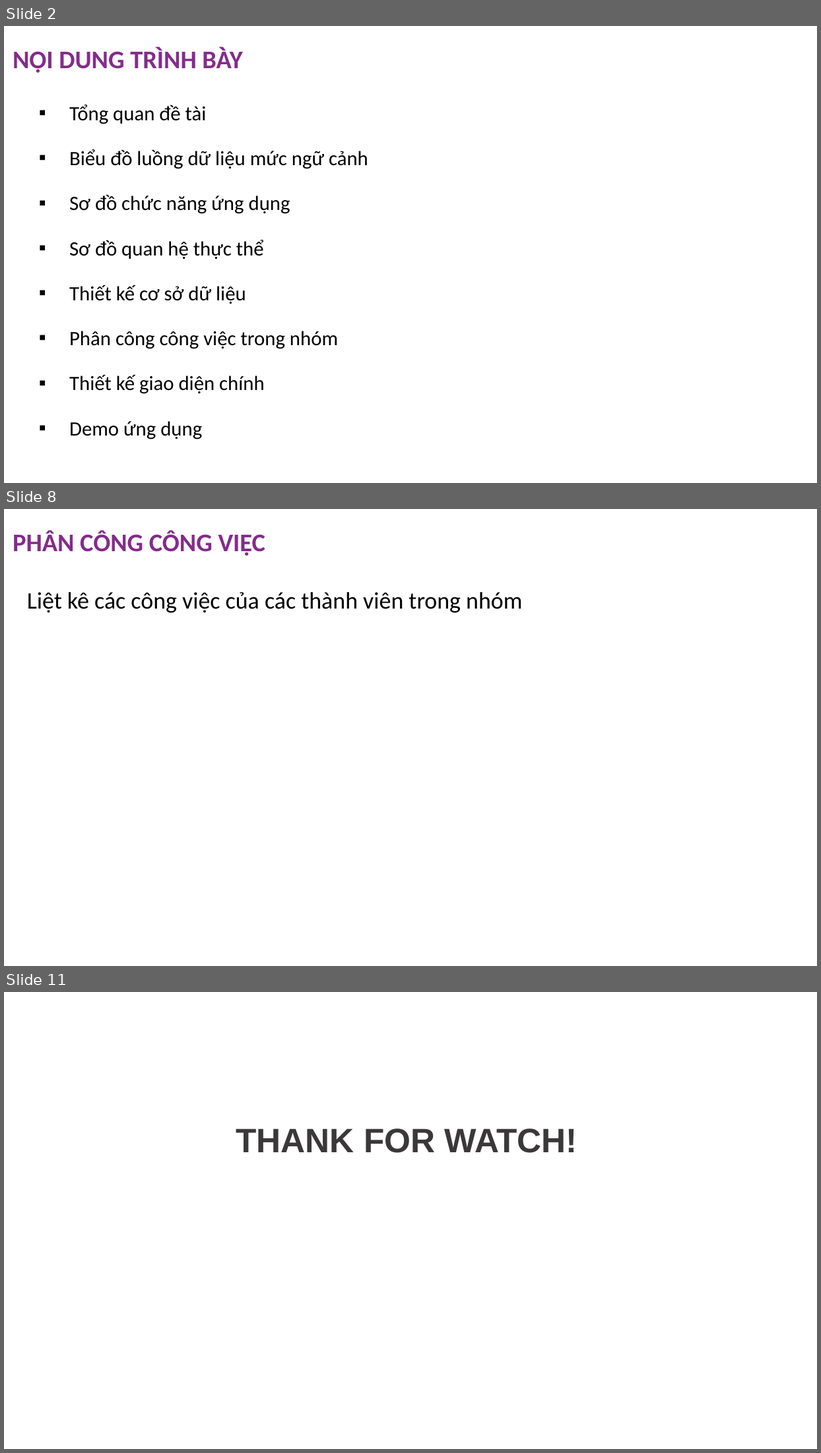
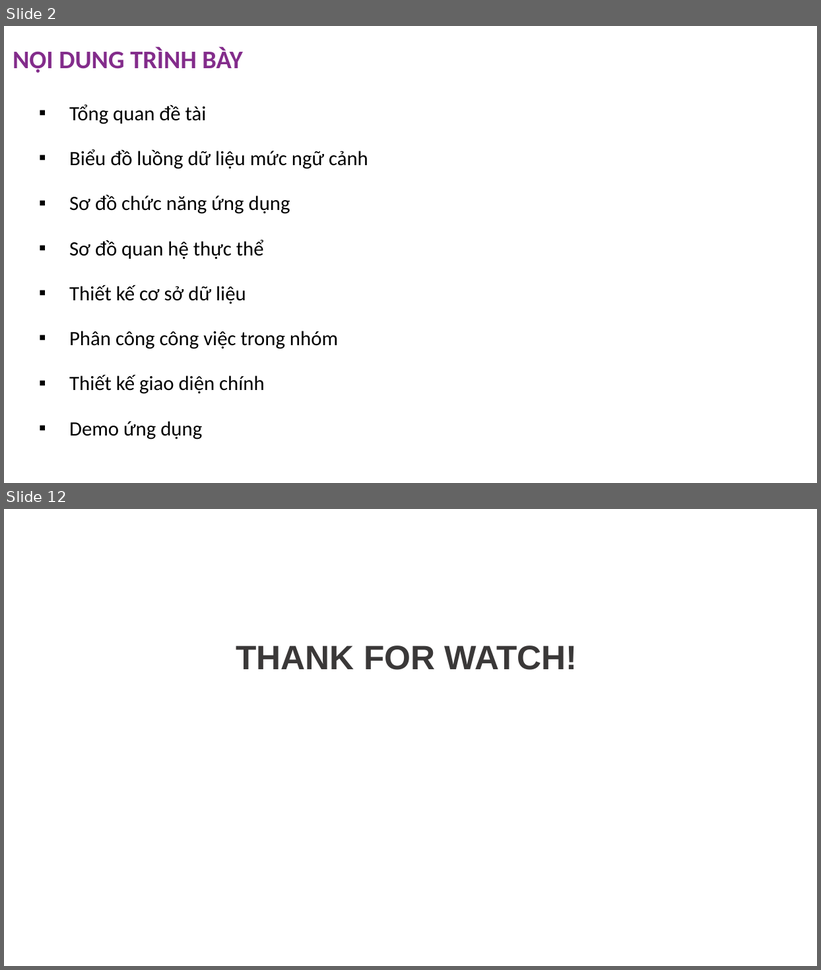
Before and after one commit to anhnmt/csharp-online-banking, a slide deck: Documents/C1905M-Group 1-Online Banking (ADSE).pptx. Shown one above the other, each under a label of ours: slides 2, 8 and 11 before the commit, slides 2 and 12 after it; the slides between them are not shown. The pictures are 821x1453 and 821x970 pixels, drawn with LibreOffice and Linux fonts; fonts in the diff are those of the drawing; background and template pictures are left out. Boxes give left, top, right and bottom in pixels: in the first picture for what was removed or moved away, otherwise in the second. Text is boxed around its words. In the diff, an @@ line names an element or a change of style, - is before the commit and + after.

```diff
--- a/Documents/C1905M-Group 1-Online Banking (ADSE).pptx
+++ b/Documents/C1905M-Group 1-Online Banking (ADSE).pptx
@@ slide 8 removed at <box>4,509,817,966</box>, background picture (left out) @@
@@ title removed at <box>13,530,266,556</box> @@
-PHÂN CÔNG CÔNG VIỆC
@@ text removed at <box>27,592,522,613</box> @@
-Liệt kê các công việc của các thành viên trong nhóm
@@ what was slide 11 is now slide 12 @@
```
Also in this commit, not shown: 4 slides changed, 6 slides added, 4 other slides removed, 3 other files.
